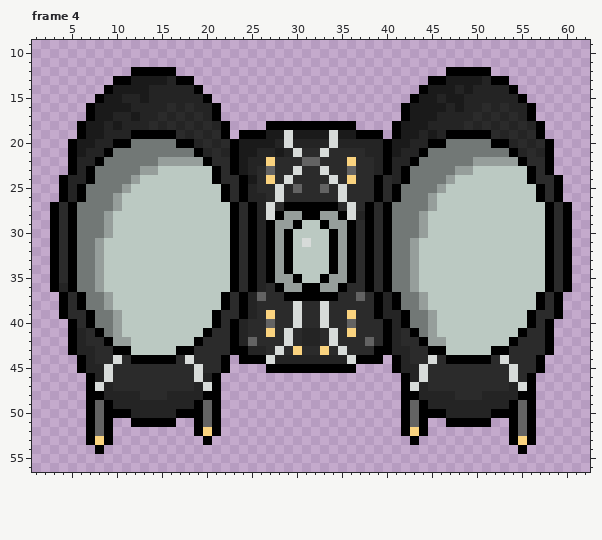
Pixel-art file -- Sprites/aseprite/Ship_Enemy_Large.aseprite. That is the earlier state.
64x64 pixels, 4 frames. Shown: frame 4: x 1..62, y 9..56.
The same view after the edit:
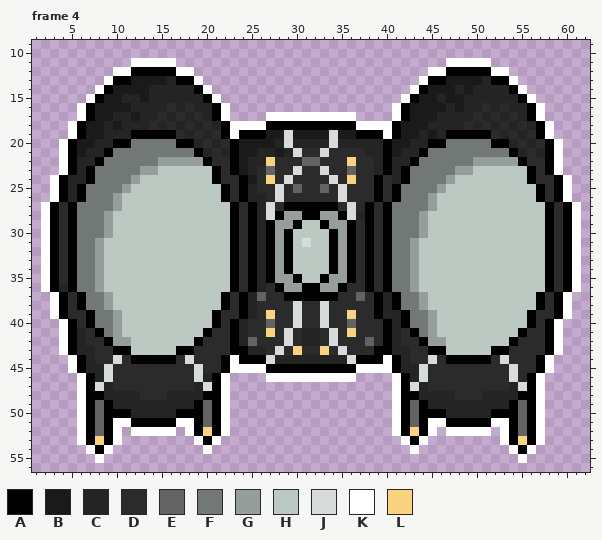
Palette (. is transparent): A #000000  B #1a1a1a  C #242424  D #2b2b2b  E #636363  F #727876  G #969e9b  H #bbc9c2  J #d7dbd9  K #ffffff  L #fad37f
The edit:
Frame 4:
The author put colour K in row 11 at x 12 to 16 and 47 to 51; in row 12 at x 10 to 11, 17 to 18, 45 to 46 and 52 to 53; in row 13 at x 9, 19, 44 and 54; in row 14 at x 8, 20, 43 and 55; in row 15 at x 7, 21, 42 and 56; in row 16 at x 6, 22, 41 and 57.
The author put colour K in row 17 at x 6, 22, 27 to 36, 41 and 57; in row 18 at x 5, 23 to 26, 37 to 40 and 58; in row 19 at x 5, 23, 40 and 58; in rows 20 to 23 at x 4 and 59; in rows 24 to 26 at x 3 and 60; in rows 27 to 36 at x 2 and 61.
The author put colour K in rows 37 to 39 at x 3 and 60; in rows 40 to 43 at x 4 and 59; in row 44 at x 5, 23, 40 and 58; in row 45 at x 5, 23 to 26, 37 to 40 and 58; in row 46 at x 6, 22, 27 to 36, 41 and 57; in rows 47 to 50 at x 6, 22, 41 and 57.
The author put colour K in row 51 at x 6, 10 to 11, 17 to 18, 22, 41, 45 to 46, 52 to 53 and 57; in row 52 at x 6, 10, 12 to 16, 18, 22, 41, 45, 47 to 51, 53 and 57; in row 53 at x 6, 10, 19, 21, 42, 44, 53 and 57; in row 54 at x 7, 9, 20, 43, 54 and 56; in row 55 at x 8 and 55.
Where, in picture pixels (left, top, right, bottom), the same in both pictures:
added: (41, 58, 581, 463)
